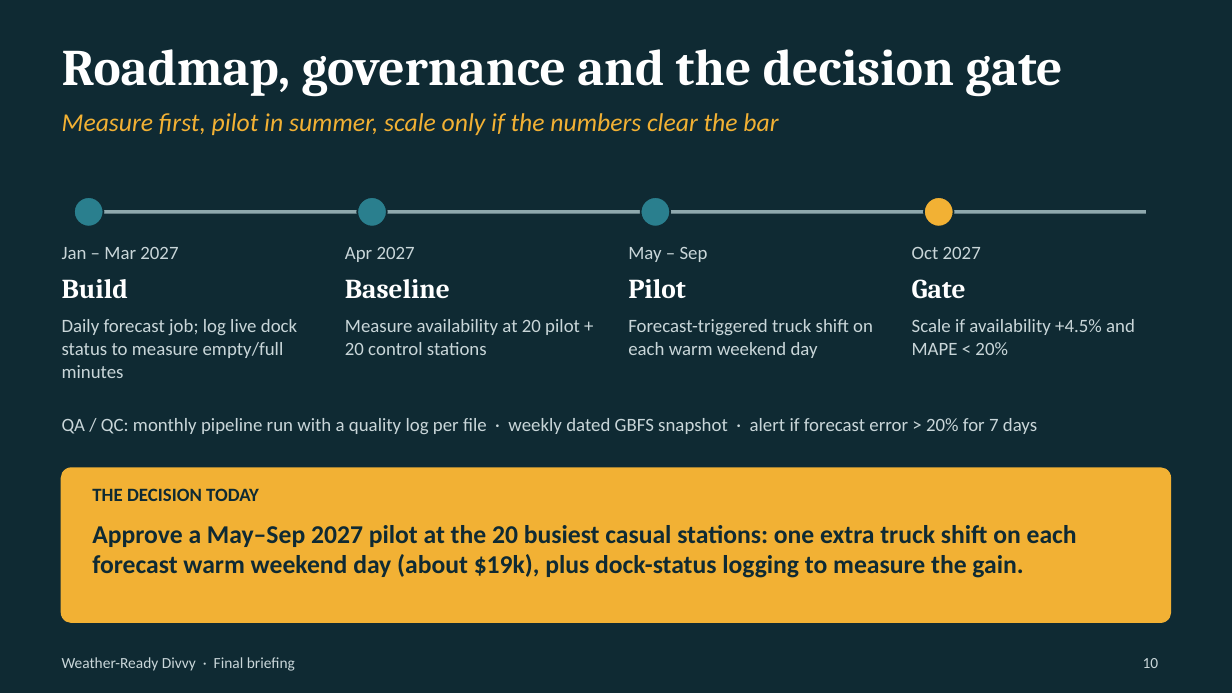
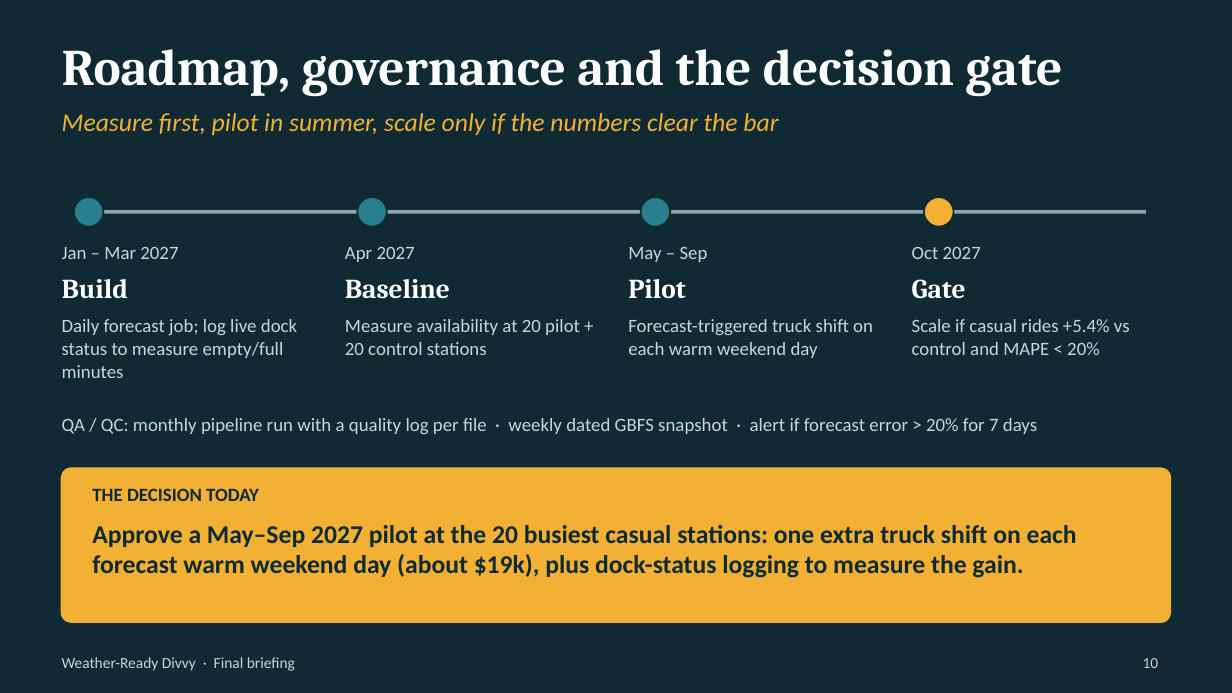
Before and after one commit to lx977/divvy-weather, a slide deck: slide 10 of deck/Weather_Ready_Divvy_Final.pptx. Drawn at 1232x693 pixels with LibreOffice and Linux fonts; fonts in the diff are those of the drawing. Boxes give left, top, right and bottom in pixels: in the first picture for what was removed or moved away, otherwise in the second. Text is boxed around its words. In the diff, an @@ line names an element or a change of style, - is before the commit and + after.

```diff
--- a/deck/Weather_Ready_Divvy_Final.pptx
+++ b/deck/Weather_Ready_Divvy_Final.pptx
@@ text at [912, 319, 1130, 355]: text changed @@
-Scale if availability +4.5% and MAPE < 20%
+Scale if casual rides +5.4% vs control and MAPE < 20%
```
Also in this commit, not shown: 4 other slides changed, 11 other files.
